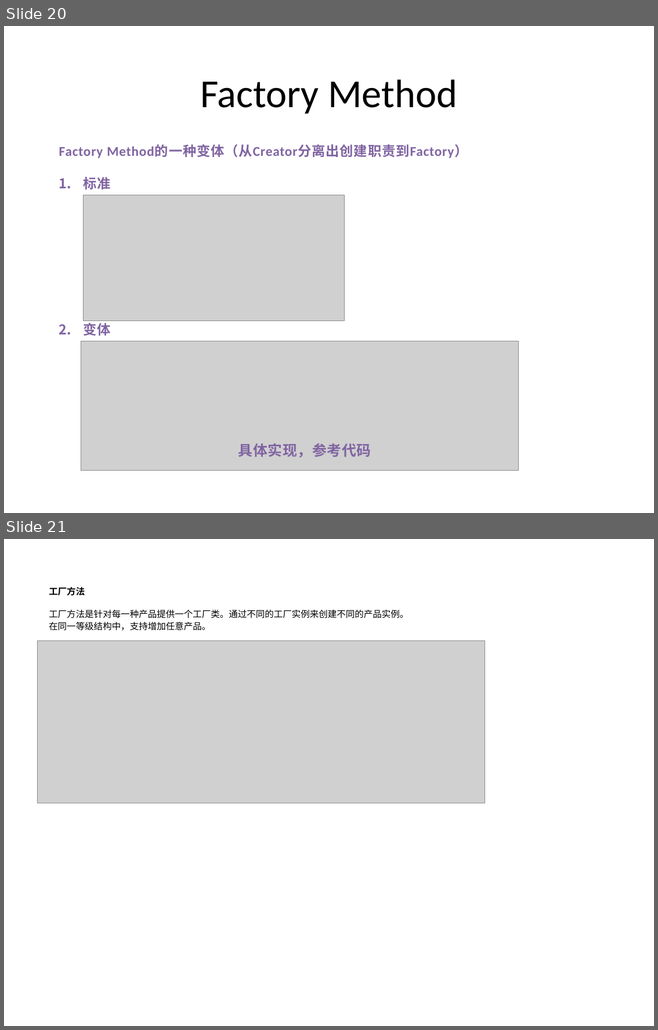
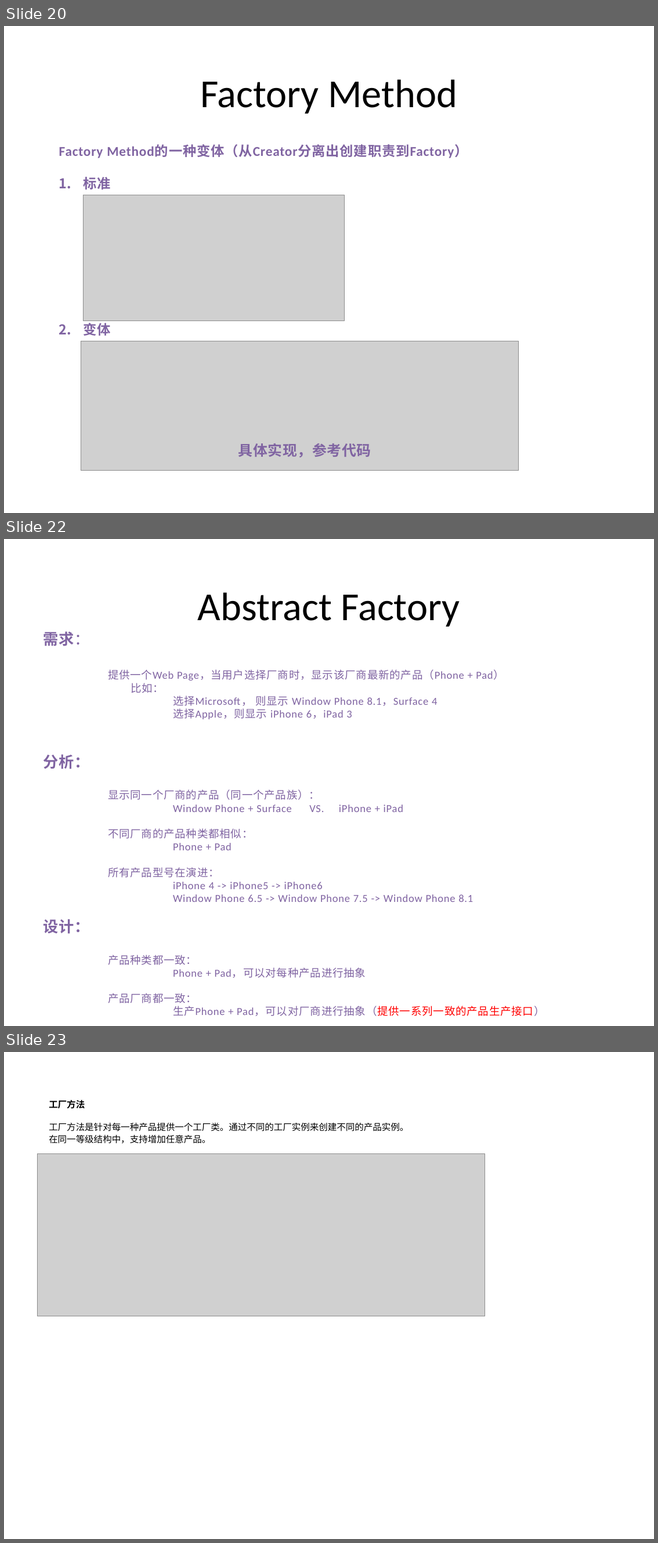
Before and after one commit to PlumpMath/DesignPattern-956, a slide deck: _Doc/Design Pattern (C#) - Part 1.pptx. Shown one above the other, each under a label of ours: slides 20 and 21 before the commit, slides 20, 22 and 23 after it; the slides between them are not shown. The pictures are 658x1030 and 658x1543 pixels, drawn with LibreOffice and Linux fonts; fonts in the diff are those of the drawing; grey boxes stand for pictures. Boxes give left, top, right and bottom in pixels: in the first picture for what was removed or moved away, otherwise in the second. Text is boxed around its words. In the diff, an @@ line names an element or a change of style, - is before the commit and + after.

```diff
--- a/_Doc/Design Pattern (C#) - Part 1.pptx
+++ b/_Doc/Design Pattern (C#) - Part 1.pptx
@@ slide 22 added at [4, 539, 654, 1026], background #FFFFFF @@
@@ title added at [198, 592, 460, 627], 44 pt, text #000000 @@
+Abstract Factory
@@ text added at [43, 631, 545, 1016], 11.9 pt, text #8064A2 @@
+需求：
+提供一个Web Page，当用户选择厂商时，显示该厂商最新的产品（Phone + Pad）
+比如：
+选择Microsoft， 则显示 Window Phone 8.1，Surface 4
+选择Apple，则显示 iPhone 6，iPad 3
+分析：
+显示同一个厂商的产品（同一个产品族）：
+Window Phone + Surface VS. iPhone + iPad
+不同厂商的产品种类都相似：
+Phone + Pad
+所有产品型号在演进：
+iPhone 4 -> iPhone5 -> iPhone6
+Window Phone 6.5 -> Window Phone 7.5 -> Window Phone 8.1
+设计：
+产品种类都一致：
+Phone + Pad，可以对每种产品进行抽象
+产品厂商都一致：
+生产Phone + Pad，可以对厂商进行抽象（提供一系列一致的产品生产接口）
@@ what was slide 21 is now slide 23 @@
```
Also in this commit, not shown: 1 slide changed, 1 other slide added.
